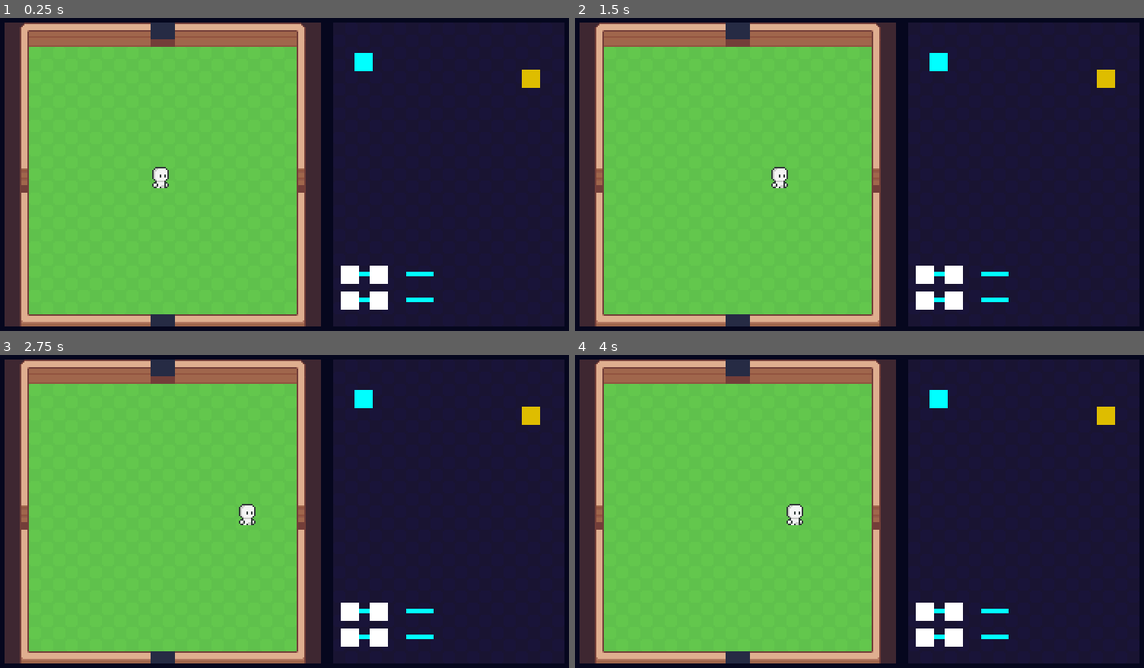
Above: before the commit, frames 1-4 (two rows, left to right).
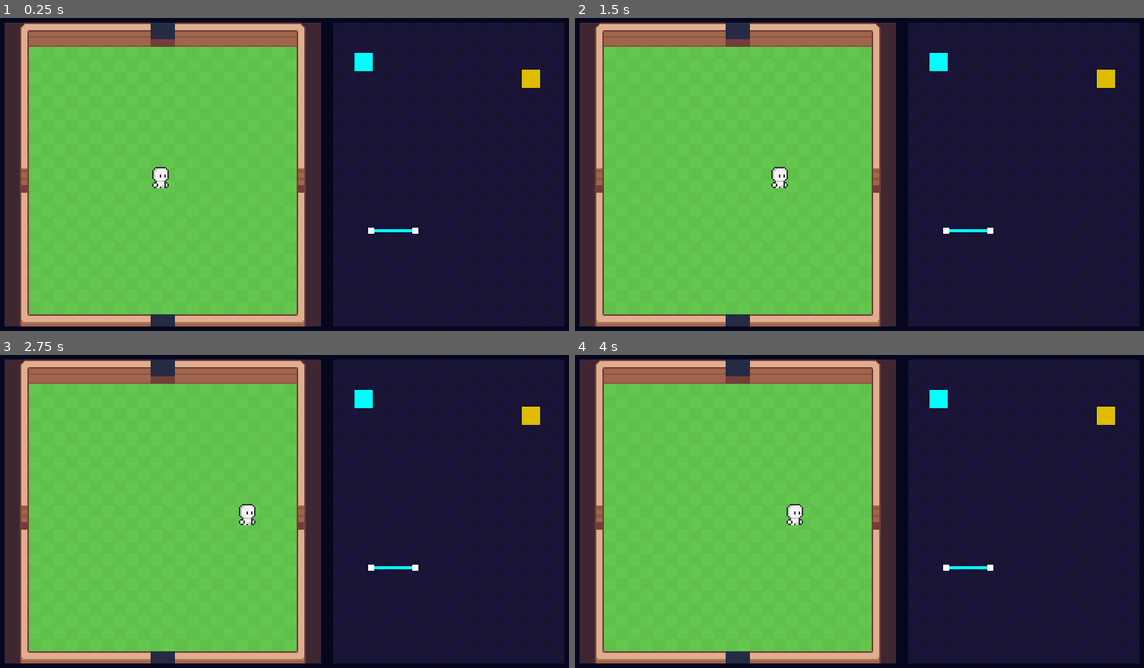
Above: after the commit, the same moments.

Repository: MichaelHayesMC/Term_3_Godot_LastCognition
Game: Godot game, scene res://scenes/game.tscn
Two runs of this game, one before a commit and one after it. Both use one fixed random seed, a clock stepped at 60 frames per second and the inputs below.
Inputs (mouse positions are in pixels of both pictures, inside the frame that each line leads up to):
- Up to frame 1 (0.25 s): no input
- Up to frame 2 (1.5 s): tap Enter at 0.5 s; move the mouse to (990, 158) at 0.52 s; hold D (move_right) 0.53-1.25 s; click (990, 158) at 0.67 s; drag from (740, 190) to (740, 33) at 1.27 s
- Up to frame 3 (2.75 s): tap Space at 2 s; move the mouse to (341, 439) at 2.02 s; hold D (move_right) from 2.03 s (still down); click (341, 439) at 2.17 s
- Up to frame 4 (4 s): release D (move_right) at 2.75 s; drag from (831, 577) to (1104, 414) at 2.77 s; tap Enter at 3.5 s; move the mouse to (1035, 561) at 3.52 s; hold A (move_left) from 3.53 s (still down); click (1035, 561) at 3.67 s

The runs differ from the first frame. In frame 1, 1.0% of the frame differs, in the area x 59-77%, y 66-94%; in frame 2, 1.0%; in frame 3, 1.0%; in frame 4, 1.0%.

Commit message:
Wire Revamp
Changed the name and directory that wires come from rather than the same node as the power source

Diff:
--- a/scenes/game.tscn
+++ b/scenes/game.tscn
@@ -1,10 +1,11 @@
-[gd_scene load_steps=12 format=4 uid="uid://cvamvkb7citlg"]
+[gd_scene load_steps=13 format=4 uid="uid://cvamvkb7citlg"]
 
 [ext_resource type="Texture2D" uid="uid://cj683f6dsv366" path="res://assets/Sunnyside_World_Assets/Tileset/spr_tileset_sunnysideworld_16px.png" id="1_p57ef"]
 [ext_resource type="Texture2D" uid="uid://bbw2imbtr1pn5" path="res://assets/Sunnyside_World_Assets/Tileset/spr_tileset_sunnysideworld_forest_32px.png" id="2_u5sy4"]
 [ext_resource type="PackedScene" uid="uid://duy8jpg78tkkl" path="res://scenes/player.tscn" id="4_lbhrr"]
 [ext_resource type="PackedScene" uid="uid://bjfagg0ssydtt" path="res://scenes/power_source.tscn" id="5_iywne"]
 [ext_resource type="Script" uid="uid://qvqdb4cj60dq" path="res://scripts/line_2d.gd" id="6_p57ef"]
+[ext_resource type="PackedScene" uid="uid://cwojt257qqims" path="res://scenes/wire_node.tscn" id="7_gee14"]
 [ext_resource type="PackedScene" uid="uid://bjajsiqsyaflc" path="res://scenes/frame_elements.tscn" id="7_u5sy4"]
 
 [sub_resource type="TileSetAtlasSource" id="TileSetAtlasSource_0tnpc"]
@@ -298,82 +299,21 @@
 offset_bottom = 40.0
 color = Color(0, 1, 1, 1)
 
-[node name="Node4" type="Node" parent="."]
-
-[node name="Line2D" type="Line2D" parent="Node4"]
-width = 3.0
+[node name="Node7" type="Node" parent="."]
+
+[node name="Line2D" type="Line2D" parent="Node7"]
+width = 2.0
 default_color = Color(0, 1, 1, 1)
 script = ExtResource("6_p57ef")
 
-[node name="Power_Source" parent="Node4" instance=ExtResource("5_iywne")]
-offset_left = 266.0
-offset_top = 185.0
-offset_right = 278.0
-offset_bottom = 197.0
-color = Color(1, 1, 1, 0)
-
-[node name="Power_Source3" parent="Node4" instance=ExtResource("5_iywne")]
-offset_left = 284.0
-offset_top = 185.0
-offset_right = 296.0
-offset_bottom = 197.0
-color = Color(1, 1, 1, 0)
-
-[node name="Node5" type="Node" parent="."]
-
-[node name="Line2D" type="Line2D" parent="Node5"]
-width = 3.0
-default_color = Color(0, 1, 1, 1)
-script = ExtResource("6_p57ef")
-
-[node name="Power_Source" parent="Node5" instance=ExtResource("5_iywne")]
-offset_left = 266.0
-offset_top = 168.0
-offset_right = 278.0
-offset_bottom = 180.0
-color = Color(1, 1, 1, 0)
-
-[node name="Power_Source3" parent="Node5" instance=ExtResource("5_iywne")]
-offset_left = 284.0
-offset_top = 168.0
-offset_right = 296.0
-offset_bottom = 180.0
-color = Color(1, 1, 1, 0)
-
-[node name="Node6" type="Node" parent="."]
-
-[node name="Line2D" type="Line2D" parent="Node6"]
-width = 3.0
-default_color = Color(0, 1, 1, 1)
-script = ExtResource("6_p57ef")
-
-[node name="Power_Source" parent="Node6" instance=ExtResource("5_iywne")]
-offset_left = 229.0
-offset_top = 168.0
-offset_right = 241.0
-offset_bottom = 180.0
-
-[node name="Power_Source3" parent="Node6" instance=ExtResource("5_iywne")]
-offset_left = 248.0
-offset_top = 168.0
-offset_right = 260.0
-offset_bottom = 180.0
-
-[node name="Node7" type="Node" parent="."]
-
-[node name="Line2D" type="Line2D" parent="Node7"]
-width = 3.0
-default_color = Color(0, 1, 1, 1)
-script = ExtResource("6_p57ef")
-
-[node name="Power_Source" parent="Node7" instance=ExtResource("5_iywne")]
-offset_left = 229.0
-offset_top = 185.0
-offset_right = 241.0
-offset_bottom = 197.0
-
-[node name="Power_Source3" parent="Node7" instance=ExtResource("5_iywne")]
-offset_left = 248.0
-offset_top = 185.0
-offset_right = 260.0
-offset_bottom = 197.0
+[node name="Wire_Node2" parent="Node7" instance=ExtResource("7_gee14")]
+offset_left = 276.0
+offset_top = 143.0
+offset_right = 280.0
+offset_bottom = 147.0
+
+[node name="Wire_Node" parent="Node7" instance=ExtResource("7_gee14")]
+offset_left = 247.0
+offset_top = 143.0
+offset_right = 251.0
+offset_bottom = 147.0
--- /dev/null
+++ b/scenes/wire_node.tscn
@@ -0,0 +1,27 @@
+[gd_scene load_steps=3 format=3 uid="uid://cwojt257qqims"]
+
+[ext_resource type="Script" uid="uid://b8hhx7xkynd6" path="res://scripts/power_source.gd" id="1_r8cwk"]
+
+[sub_resource type="RectangleShape2D" id="RectangleShape2D_00ly7"]
+size = Vector2(6, 6)
+
+[node name="Wire_Node" type="ColorRect"]
+offset_left = -2.0
+offset_top = -2.0
+offset_right = 2.0
+offset_bottom = 2.0
+script = ExtResource("1_r8cwk")
+
+[node name="Power_Collision" type="Area2D" parent="."]
+collision_layer = 2
+collision_mask = 2
+monitorable = false
+
+[node name="CollisionShape2D" type="CollisionShape2D" parent="Power_Collision"]
+position = Vector2(2, 2)
+shape = SubResource("RectangleShape2D_00ly7")
+
+[connection signal="mouse_entered" from="." to="." method="_on_mouse_entered"]
+[connection signal="mouse_exited" from="." to="." method="_on_mouse_exited"]
+[connection signal="area_entered" from="Power_Collision" to="." method="_on_power_collision_area_entered"]
+[connection signal="area_exited" from="Power_Collision" to="." method="_on_power_collision_area_exited"]
--- a/scripts/line_2d.gd
+++ b/scripts/line_2d.gd
@@ -1,19 +1,19 @@
 extends Line2D
 
-@onready var power_source: ColorRect = $"../Power_Source"
-@onready var power_source_3: ColorRect = $"../Power_Source3"
+@onready var wire_node: ColorRect = $"../../Node7/Wire_Node"
+@onready var wire_node_2: ColorRect = $"../../Node7/Wire_Node2"
 
 var left_side := Vector2.ZERO
 var right_side := Vector2.ZERO
 
 func _ready() -> void:
-	left_side = power_source.size
-	right_side = power_source_3.size
+	left_side = wire_node.size
+	right_side = wire_node_2.size
 	add_point(left_side, 0)
 	add_point(right_side, 1)
 
 func _physics_process(delta: float) -> void:
-	left_side = (power_source.size / 2 + power_source.position)
-	right_side = (power_source_3.size / 2 + power_source_3.position)
+	left_side = (wire_node.size / 2 + wire_node.position)
+	right_side = (wire_node_2.size / 2 + wire_node_2.position)
 	set_point_position(0, left_side)
 	set_point_position(1, right_side)
